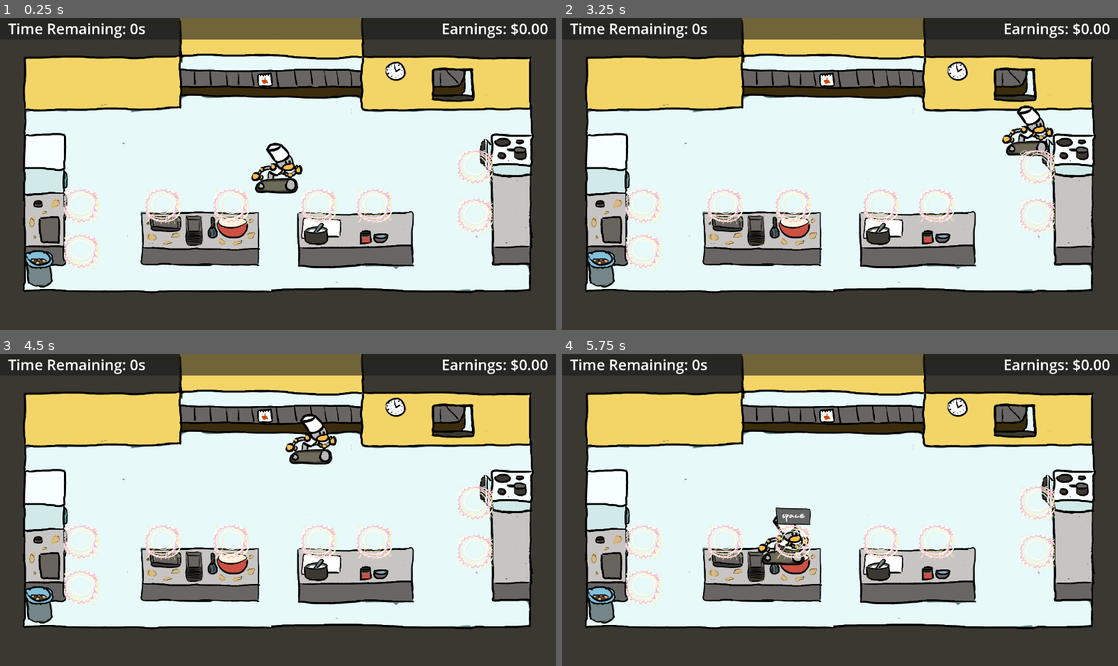
Above: before the commit, frames 1-4 (two rows, left to right).
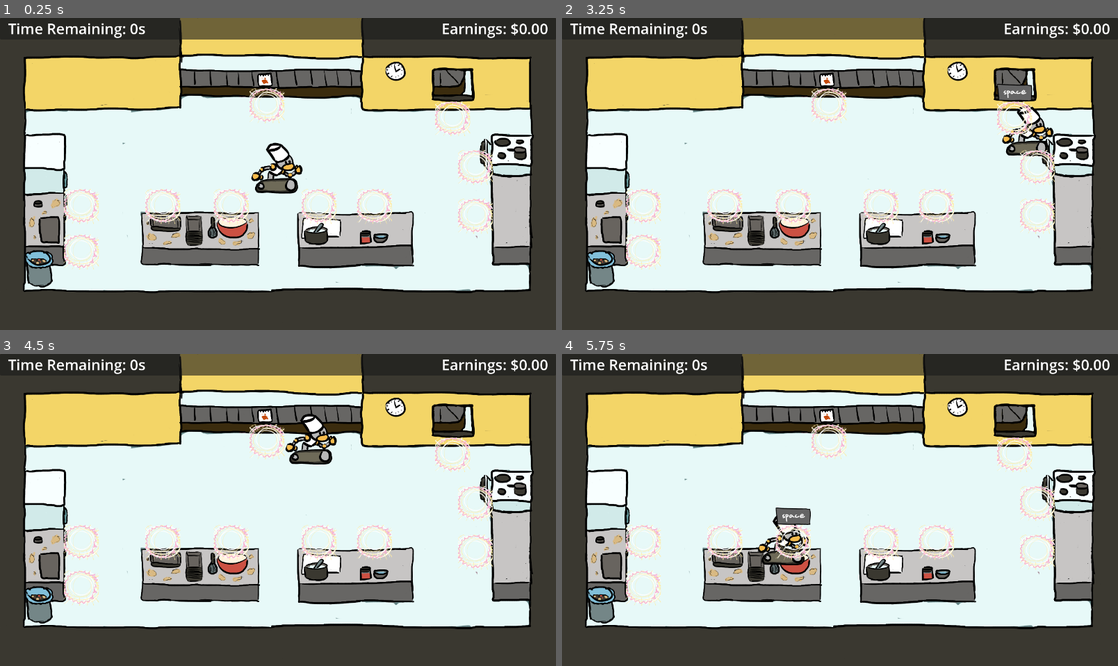
Above: after the commit, the same moments.

Repository: yanalex981/Tasty-Treads
Game: Godot game, scene res://Scenes/kitchen.tscn
Same seed, same stepped clock (60 frames per second), same inputs: the game is played once before the commit and once after it.
Inputs:
- Up to frame 1 (0.25 s): no input
- Up to frame 2 (3.25 s): tap Enter at 0.5, 2.75 s; hold D (right) 0.53-1.28 s; hold S (down) 1.28-2.03 s; tap Space at 2 s; hold D (right) 2.03-2.78 s; hold W (up) from 2.78 s (still down)
- Up to frame 3 (4.5 s): release W (up) at 3.53 s; hold A (left) from 3.53 s (still down)
- Up to frame 4 (5.75 s): release A (left) at 5.03 s; hold S (down) from 5.03 s (still down)

The runs differ from the first frame. In frame 1, 0.5% of the frame differs, in the area x 44-85%, y 22-38%; in frame 2, 0.9%, in the area x 44-85%, y 21-38%; in frame 3, 0.5%; in frame 4, 0.5%.

Commit message:
reduced the scope of task initiator

Diff:
--- a/Scenes/TaskInitiator.tscn
+++ b/Scenes/TaskInitiator.tscn
@@ -9,6 +9,7 @@
 collision_layer = 4
 collision_mask = 4
 script = ExtResource("1_no5bq")
+interact_input_map = null
 
 [node name="effect_sprite" type="Sprite2D" parent="."]
 
--- a/Scenes/kitchen.tscn
+++ b/Scenes/kitchen.tscn
@@ -123,40 +123,60 @@
 
 [node name="task_initiator" parent="." instance=ExtResource("8_xnfjy")]
 position = Vector2(200, 464)
+interact_input_map = "interact"
 effect_sprite = ExtResource("9_i0njw")
 proximity_sprite = ExtResource("10_i0fk7")
 
 [node name="task_initiator2" parent="." instance=ExtResource("8_xnfjy")]
 position = Vector2(200, 576)
+interact_input_map = "interact"
 effect_sprite = ExtResource("9_i0njw")
 proximity_sprite = ExtResource("10_i0fk7")
 
 [node name="task_initiator3" parent="." instance=ExtResource("8_xnfjy")]
 position = Vector2(400, 464)
+interact_input_map = "interact"
 effect_sprite = ExtResource("9_i0njw")
 proximity_sprite = ExtResource("10_i0fk7")
 
 [node name="task_initiator4" parent="." instance=ExtResource("8_xnfjy")]
 position = Vector2(568, 464)
+interact_input_map = "interact"
 effect_sprite = ExtResource("9_i0njw")
 proximity_sprite = ExtResource("10_i0fk7")
 
 [node name="task_initiator5" parent="." instance=ExtResource("8_xnfjy")]
 position = Vector2(784, 464)
+interact_input_map = "interact"
 effect_sprite = ExtResource("9_i0njw")
 proximity_sprite = ExtResource("10_i0fk7")
 
 [node name="task_initiator6" parent="." instance=ExtResource("8_xnfjy")]
 position = Vector2(920, 464)
+interact_input_map = "interact"
 effect_sprite = ExtResource("9_i0njw")
 proximity_sprite = ExtResource("10_i0fk7")
 
 [node name="task_initiator7" parent="." instance=ExtResource("8_xnfjy")]
 position = Vector2(1168, 368)
+interact_input_map = "interact"
 effect_sprite = ExtResource("9_i0njw")
 proximity_sprite = ExtResource("10_i0fk7")
 
 [node name="task_initiator8" parent="." instance=ExtResource("8_xnfjy")]
 position = Vector2(1168, 488)
+interact_input_map = "interact"
 effect_sprite = ExtResource("9_i0njw")
 proximity_sprite = ExtResource("10_i0fk7")
+
+[node name="task_initiator9" parent="." instance=ExtResource("8_xnfjy")]
+position = Vector2(1112, 248)
+interact_input_map = "interact"
+effect_sprite = ExtResource("9_i0njw")
+proximity_sprite = ExtResource("10_i0fk7")
+
+[node name="task_initiator10" parent="." instance=ExtResource("8_xnfjy")]
+position = Vector2(656, 216)
+interact_input_map = "interact"
+effect_sprite = ExtResource("9_i0njw")
+proximity_sprite = ExtResource("10_i0fk7")
--- a/Scripts/TaskInitiator.gd
+++ b/Scripts/TaskInitiator.gd
@@ -2,8 +2,14 @@
 class_name TaskInitiator
 extends Area2D
 
-@export var enabled : bool = true
-@export var target_scene : PackedScene
+signal invoked
+
+@export var interact_input_map : String
+@export var enabled : bool = true:
+	set(value):
+		enabled = value
+		if not enabled:
+			$proximity_icon.visible = false
 @export var effect_sprite : Texture:
 	set(sprite):
 		effect_sprite = sprite
@@ -15,33 +21,18 @@
 		$proximity_icon.texture = sprite
 		update_proximity_sprite_offset()
 
-func _ready():
-#	assert(target_scene != null, "Target scene can't be null")
-#	assert(target_scene) # TODO figure out the minigame scene interface
-	pass
-
 func _input(_event):
-	pass
-
-func _physics_process(_delta):
-	pass
+	if enabled and Input.is_action_pressed(interact_input_map):
+		emit_signal("invoked")
 
 func update_proximity_sprite_offset():
 	var zone_bounds = $effect_sprite.get_rect().size.abs()
 	var icon_bounds = $proximity_icon.get_rect().size.abs()
 	$proximity_icon.position = Vector2(0, zone_bounds.y + icon_bounds.y) / -2
 
-func _get_configuration_warnings():
-	var warnings = []
-	if target_scene == null:
-		warnings.append("Don't forget to configure the target scene to be launched when the player interacts with this object!")
-	return warnings
-
-func _on_area_entered(area):
+func _on_area_entered(_area):
 	if enabled:
 		$proximity_icon.visible = true
-	else:
-		$proximity_icon.visible = false
 
-func _on_area_exited(area):
+func _on_area_exited(_area):
 	$proximity_icon.visible = false
--- a/project.godot
+++ b/project.godot
@@ -46,7 +46,7 @@
 , Object(InputEventKey,"resource_local_to_scene":false,"resource_name":"","device":-1,"window_id":0,"alt_pressed":false,"shift_pressed":false,"ctrl_pressed":false,"meta_pressed":false,"pressed":false,"keycode":0,"physical_keycode":4194321,"key_label":0,"unicode":0,"echo":false,"script":null)
 ]
 }
-space={
+interact={
 "deadzone": 0.5,
 "events": [Object(InputEventKey,"resource_local_to_scene":false,"resource_name":"","device":0,"window_id":0,"alt_pressed":false,"shift_pressed":false,"ctrl_pressed":false,"meta_pressed":false,"pressed":false,"keycode":0,"physical_keycode":32,"key_label":0,"unicode":0,"echo":false,"script":null)
 ]
